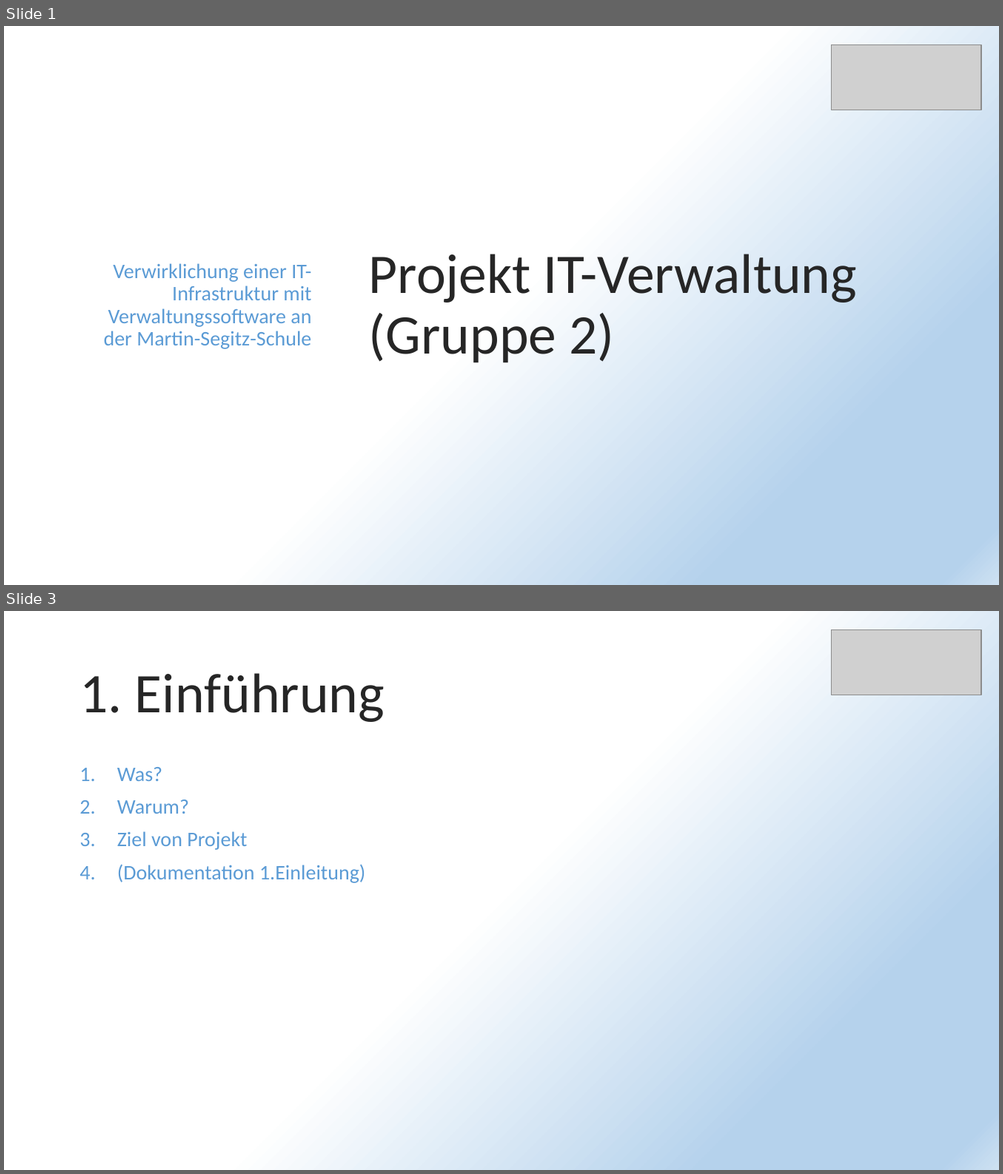
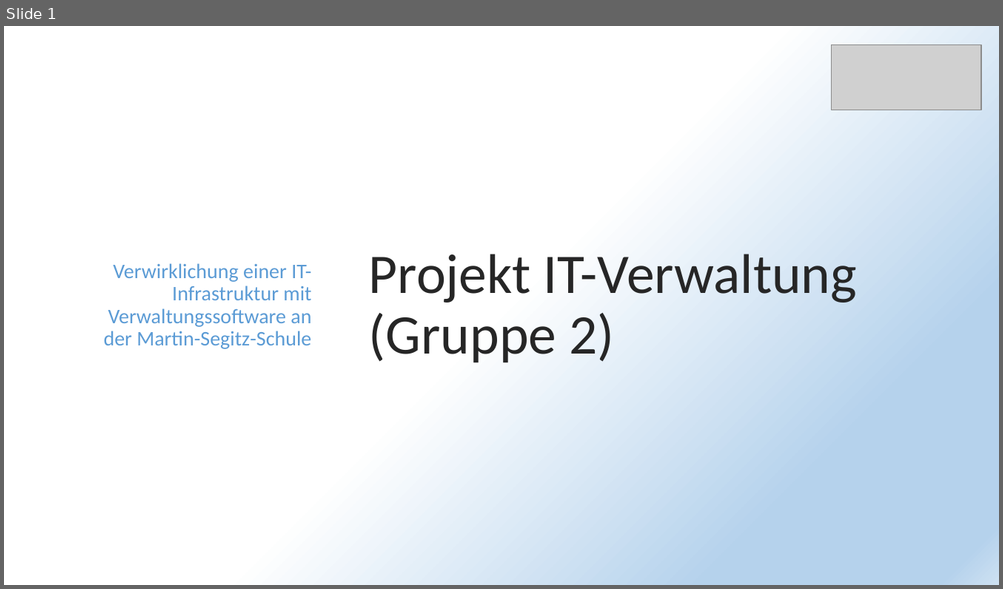
Before and after one commit to PapAnte/g2schoolproject, a slide deck: Projekt IT-Verwaltung.pptx. Shown one above the other, each under a label of ours: slides 1 and 3 before the commit, slide 1 after it; the slides between them are not shown. The pictures are 1003x1174 and 1003x589 pixels, drawn with LibreOffice and Linux fonts; fonts in the diff are those of the drawing; grey boxes stand for pictures. Boxes give left, top, right and bottom in pixels: in the first picture for what was removed or moved away, otherwise in the second. Text is boxed around its words. In the diff, an @@ line names an element or a change of style, - is before the commit and + after.

```diff
--- a/Projekt IT-Verwaltung.pptx
+++ b/Projekt IT-Verwaltung.pptx
@@ slide 3 removed at (x1=4, y1=611, x2=999, y2=1170), background gradient #FFFFFF to #B5D2EC to #CEE1F2 @@
@@ picture removed at (x1=831, y1=629, x2=981, y2=695) @@
@@ title removed at (x1=79, y1=673, x2=384, y2=722) @@
-1. Einführung
@@ text removed at (x1=117, y1=767, x2=365, y2=883) @@
-1. Was?
-2. Warum?
-3. Ziel von Projekt
-4. (Dokumentation 1.Einleitung)
```
Also in this commit, not shown: 7 slides changed, 26 slides added, 20 other slides removed.
